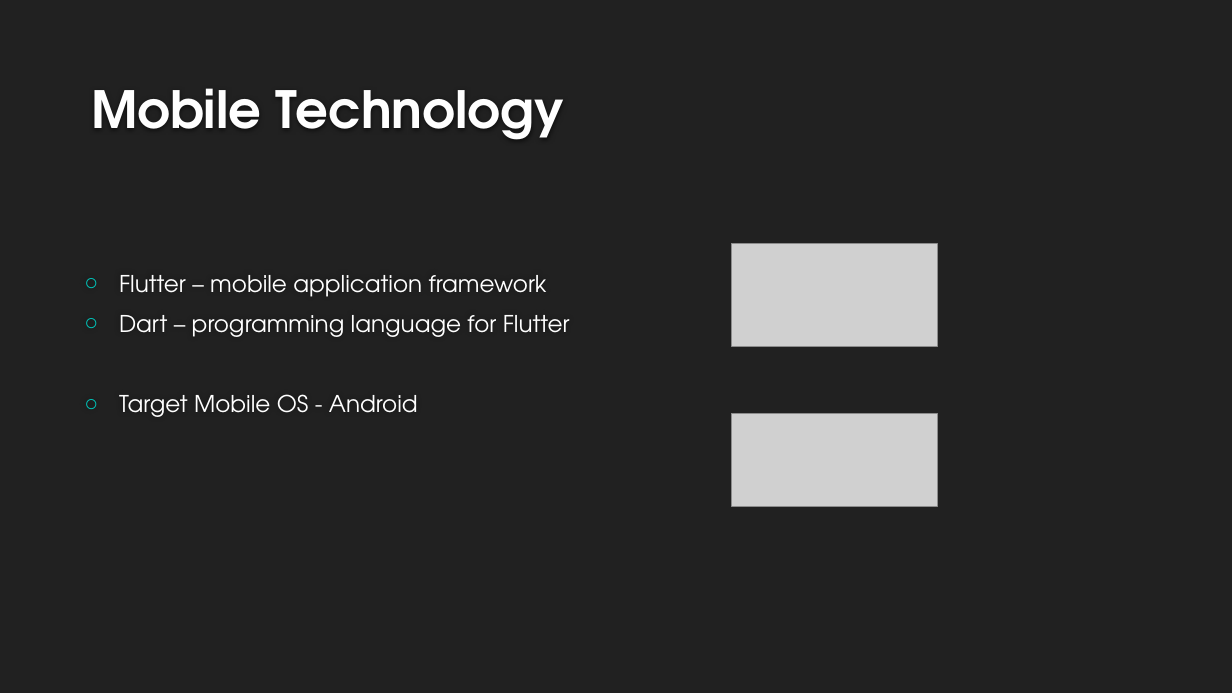
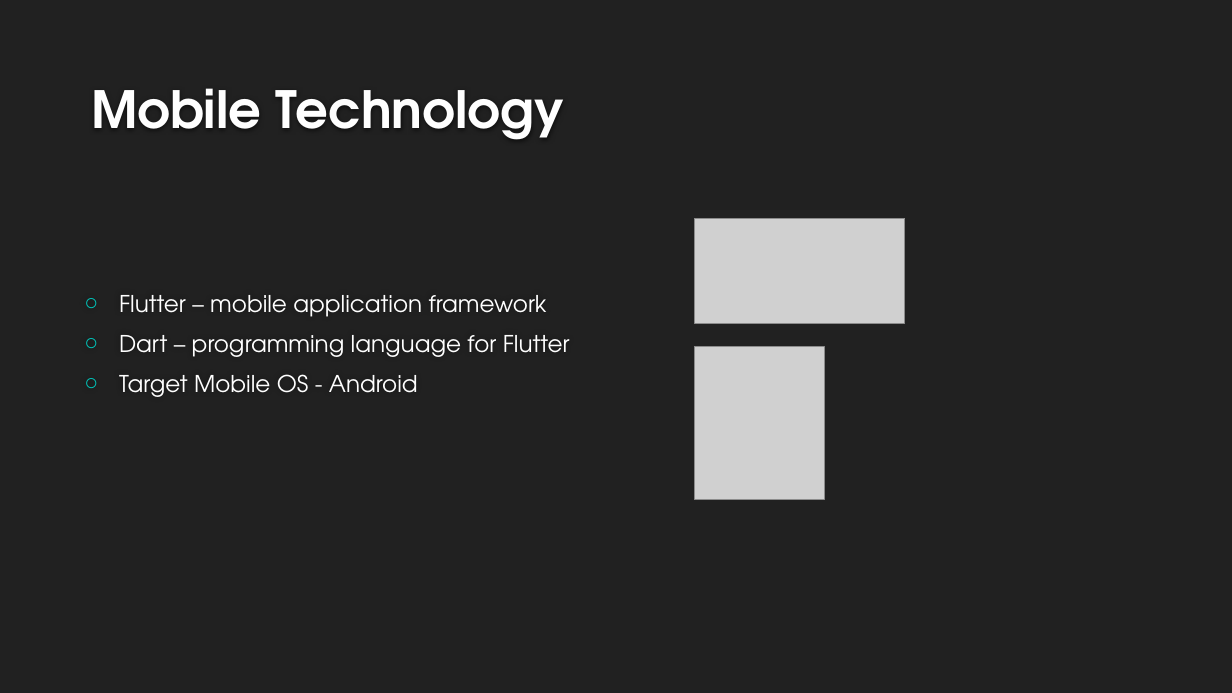
Before and after one commit to Joehill27/CalendarShare, a slide deck: slide 10 of Documentation/Group 9 Large Pitch Presentation.pptx. Drawn at 1232x693 pixels with LibreOffice and Linux fonts; fonts in the diff are those of the drawing; grey boxes stand for pictures; background and template pictures are left out. Boxes give left, top, right and bottom in pixels: in the first picture for what was removed or moved away, otherwise in the second. Text is boxed around its words. In the diff, an @@ line names an element or a change of style, - is before the commit and + after.

```diff
--- a/Documentation/Group 9 Large Pitch Presentation.pptx
+++ b/Documentation/Group 9 Large Pitch Presentation.pptx
@@ text "Flutter – mobile application framework" rewrapped from <box>119,275,570,417</box> to <box>119,295,570,397</box> @@
@@ picture added at <box>694,218,905,323</box> @@
@@ picture removed at <box>732,244,937,347</box> @@
@@ picture added at <box>694,347,824,499</box> @@
@@ picture removed at <box>732,413,937,506</box> @@
```
Also in this commit, not shown: 4 other slides changed.
